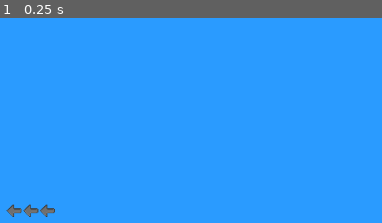
Above: before the commit, frame 1.
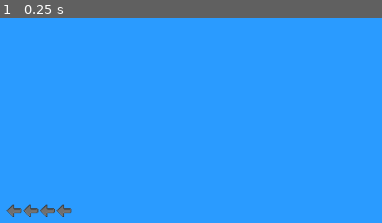
Above: after the commit, the same moment.

Repository: SabreOfWinter/Live-Over-The-Hills
Game: Godot game, scene res://menus/splash/splash.tscn
Two runs of this game, one before a commit and one after it. Both use one fixed random seed, a clock stepped at 60 frames per second and the inputs below.
Inputs:
- Up to frame 1 (0.25 s): no input
The pictures show only the part of the screen within x 0-50%, y 50-100%; the shares and areas given below are measured in that part.

The runs differ from the first frame. In frame 1, 0.1% of the frame differs, in the area x 14-19%, y 90-98%.

Commit message:
Main menu - Quit button added
Added in functionality to close game

Diff:
--- a/menus/main/main.gd
+++ b/menus/main/main.gd
@@ -8,3 +8,6 @@
 
 func _on_settings_button_pressed():
 	pass
+
+func _on_quit_button_pressed():
+	get_tree().quit()
--- a/menus/main/main.tscn
+++ b/menus/main/main.tscn
@@ -65,6 +65,13 @@
 margin_right = 116.0
 margin_bottom = 36.0
 texture_normal = ExtResource( 5 )
+
+[node name="quit_button" type="TextureButton" parent="HBoxContainer"]
+margin_left = 120.0
+margin_right = 156.0
+margin_bottom = 36.0
+texture_normal = ExtResource( 5 )
 [connection signal="pressed" from="HBoxContainer/new_game_button" to="." method="_on_new_game_button_pressed"]
 [connection signal="pressed" from="HBoxContainer/load_game_button" to="." method="_on_load_game_button_pressed"]
 [connection signal="pressed" from="HBoxContainer/settings_button" to="." method="_on_settings_button_pressed"]
+[connection signal="pressed" from="HBoxContainer/quit_button" to="." method="_on_quit_button_pressed"]
